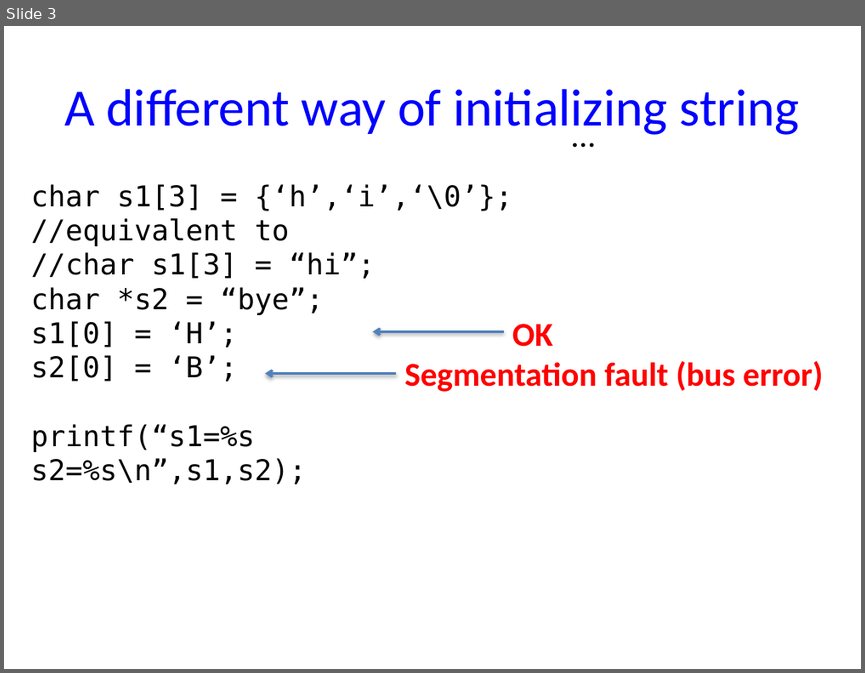
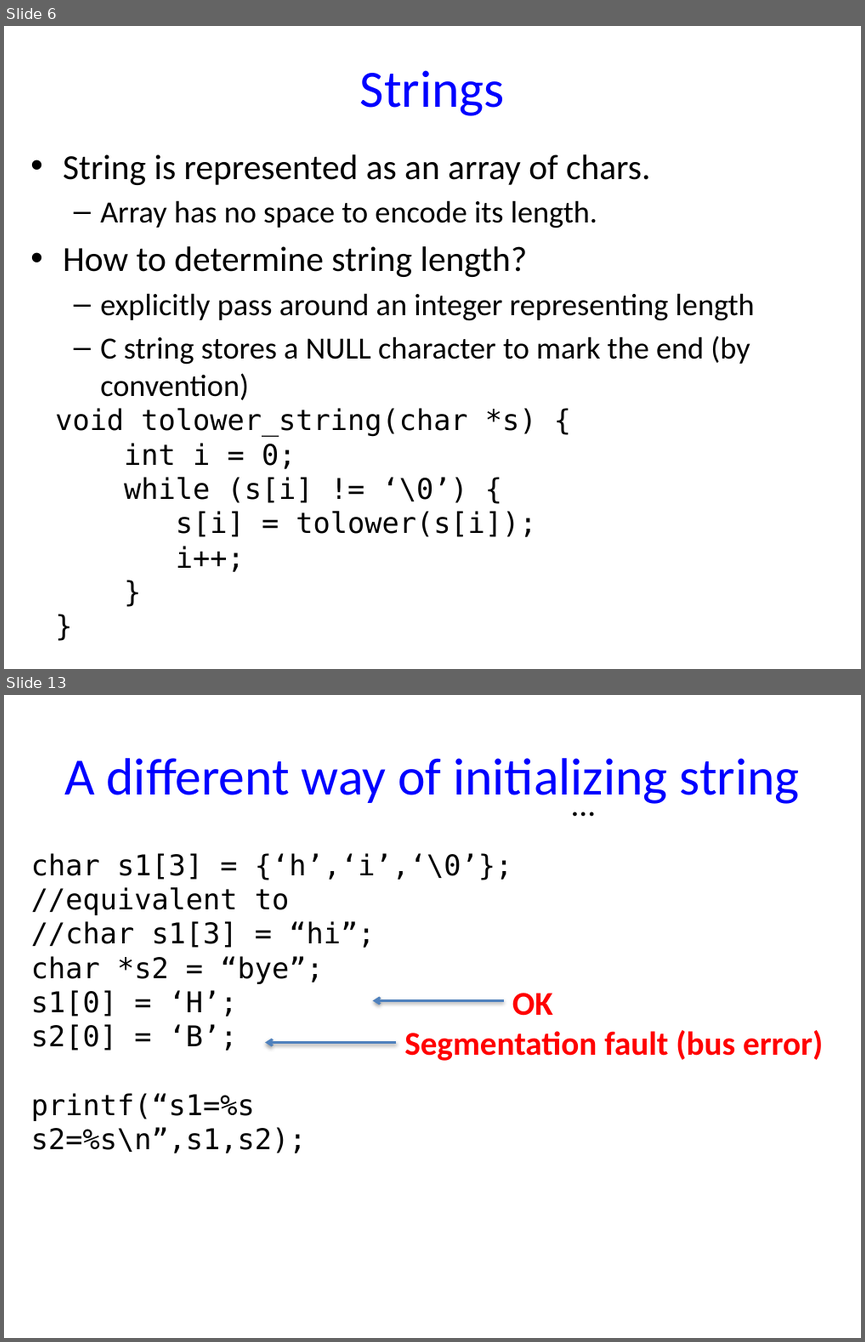
Before and after one commit to NYU-CSO/nyu-cso.github.io, a slide deck: notes/07-structs_malloc_2d.pptx. Shown one above the other, each under a label of ours: slide 3 before the commit, slides 6 and 13 after it; the slides between them are not shown. The pictures are 865x673 and 865x1342 pixels, drawn with LibreOffice and Linux fonts; fonts in the diff are those of the drawing. Boxes give left, top, right and bottom in pixels: in the first picture for what was removed or moved away, otherwise in the second. Text is boxed around its words. In the diff, an @@ line names an element or a change of style, - is before the commit and + after.

```diff
--- a/notes/07-structs_malloc_2d.pptx
+++ b/notes/07-structs_malloc_2d.pptx
@@ slide 6 added at box(4, 26, 861, 669), background #FFFFFF @@
@@ title added at box(360, 70, 505, 116), 44 pt, text #0000FF @@
+Strings
@@ text added at box(63, 154, 755, 400), 25.9 pt, text #000000 @@
+• String is represented as an array of chars.
+  – Array has no space to encode its length.
+• How to determine string length?
+  – explicitly pass around an integer representing length
+  – C string stores a NULL character to mark the end (by convention)
@@ text added at box(55, 408, 537, 572), 24 pt, text #000000 @@
+void tolower_string(char *s) {
+int i = 0;
+while (s[i] != ‘\0’) {
+s[i] = tolower(s[i]);
+i++;
+}
+}
@@ what was slide 3 is now slide 13 @@
```
Also in this commit, not shown: 3 slides changed, 18 other slides added, 3 slides removed, 3 other files.
